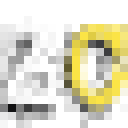
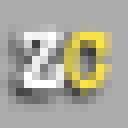
Layer changes from the first w=128, h=128 image to the second:
painted on "ZC" over [0, 16, 128, 112]
added layer "Color Fill 1" above "Rounded Rectangle 1" over [0, 0, 128, 128]
